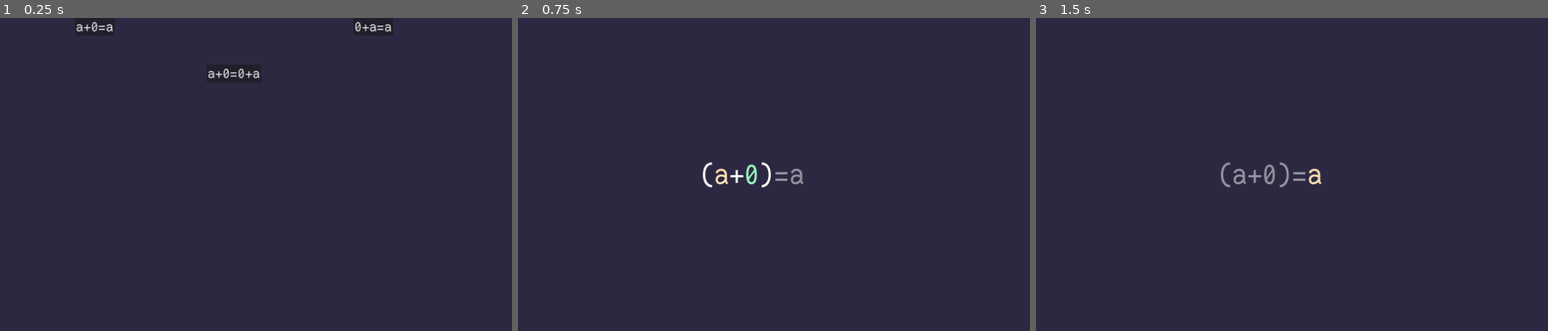
Above: before the commit, frames 1-3 (left to right).
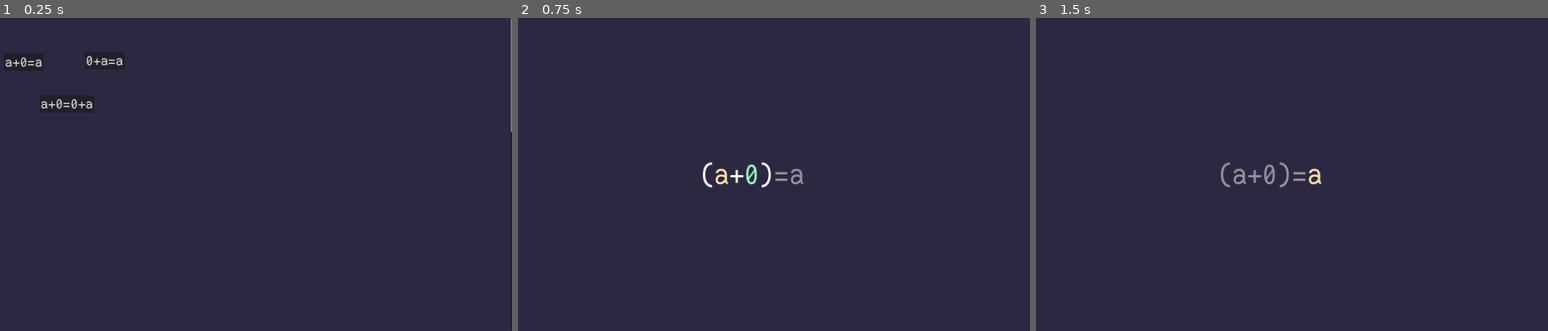
Above: after the commit, the same moments.

Repository: theoahfeldt/emperical-maths
Game: Godot game, scene res://main.tscn
The game is run twice, just before and just after one commit, with the same random seed, the same clock (stepped at 60 frames per second) and the same inputs.
Inputs:
- Up to frame 1 (0.25 s): no input
- Up to frame 2 (0.75 s): click "a+0=a" at 0.5 s
- Up to frame 3 (1.5 s): tap Enter (expression_confirm) at 1.25, 1.35 s; hold Right (expression_right) from 1.28 s (still down)

The runs differ from the first frame. In frame 1, 0.8% of the frame differs, in the area x 1-100%, y 0-37%; in frame 2, nothing differs; in frame 3, nothing differs.

Commit message:
Redesign menu to allow custom button positions

Diff:
--- a/game/ui/level_select_menu.tscn
+++ b/game/ui/level_select_menu.tscn
@@ -7,6 +7,7 @@
 [ext_resource type="Resource" uid="uid://dx7c2q6hc1q3l" path="res://levels/levels/sum_identity_right.tres" id="4_unpbs"]
 
 [node name="LevelSelectMenu" type="ScrollContainer"]
+clip_contents = false
 anchors_preset = 15
 anchor_right = 1.0
 anchor_bottom = 1.0
@@ -15,42 +16,34 @@
 horizontal_scroll_mode = 0
 script = ExtResource("1_81e3b")
 
-[node name="VBoxContainer" type="VBoxContainer" parent="."]
+[node name="LevelChart" type="Control" parent="."]
+custom_minimum_size = Vector2(1920, 3000)
 layout_mode = 2
-size_flags_horizontal = 3
-theme_override_constants/separation = 100
 
-[node name="HBoxContainer2" type="HBoxContainer" parent="VBoxContainer"]
+[node name="a+0=a" parent="LevelChart" instance=ExtResource("2_cbbnw")]
 layout_mode = 2
-size_flags_vertical = 3
-
-[node name="CenterContainer" type="CenterContainer" parent="VBoxContainer/HBoxContainer2"]
-layout_mode = 2
-size_flags_horizontal = 3
-
-[node name="LevelButton" parent="VBoxContainer/HBoxContainer2/CenterContainer" instance=ExtResource("2_cbbnw")]
-layout_mode = 2
+offset_left = 169.0
+offset_top = 122.0
+offset_right = 307.0
+offset_bottom = 181.0
 text = "a+0=a"
 assertion = ExtResource("4_unpbs")
 
-[node name="CenterContainer2" type="CenterContainer" parent="VBoxContainer/HBoxContainer2"]
-layout_mode = 2
-size_flags_horizontal = 3
-
-[node name="LevelButton" parent="VBoxContainer/HBoxContainer2/CenterContainer2" instance=ExtResource("2_cbbnw")]
-layout_mode = 2
+[node name="0+a=a" parent="LevelChart" instance=ExtResource("2_cbbnw")]
+layout_mode = 0
+offset_left = 448.0
+offset_top = 117.0
+offset_right = 586.0
+offset_bottom = 176.0
 text = "0+a=a"
 assertion = ExtResource("3_1e06o")
 
-[node name="HBoxContainer" type="HBoxContainer" parent="VBoxContainer"]
+[node name="a+0=0+a" parent="LevelChart" node_paths=PackedStringArray("dependencies") instance=ExtResource("2_cbbnw")]
+show_behind_parent = true
 layout_mode = 2
-size_flags_vertical = 3
-
-[node name="CenterContainer" type="CenterContainer" parent="VBoxContainer/HBoxContainer"]
-layout_mode = 2
-size_flags_horizontal = 3
-
-[node name="LevelButton" parent="VBoxContainer/HBoxContainer/CenterContainer" instance=ExtResource("2_cbbnw")]
-layout_mode = 2
+offset_left = 292.0
+offset_top = 266.0
+offset_right = 482.0
+offset_bottom = 325.0
 text = "a+0=0+a"
 assertion = ExtResource("3_b86hu")
